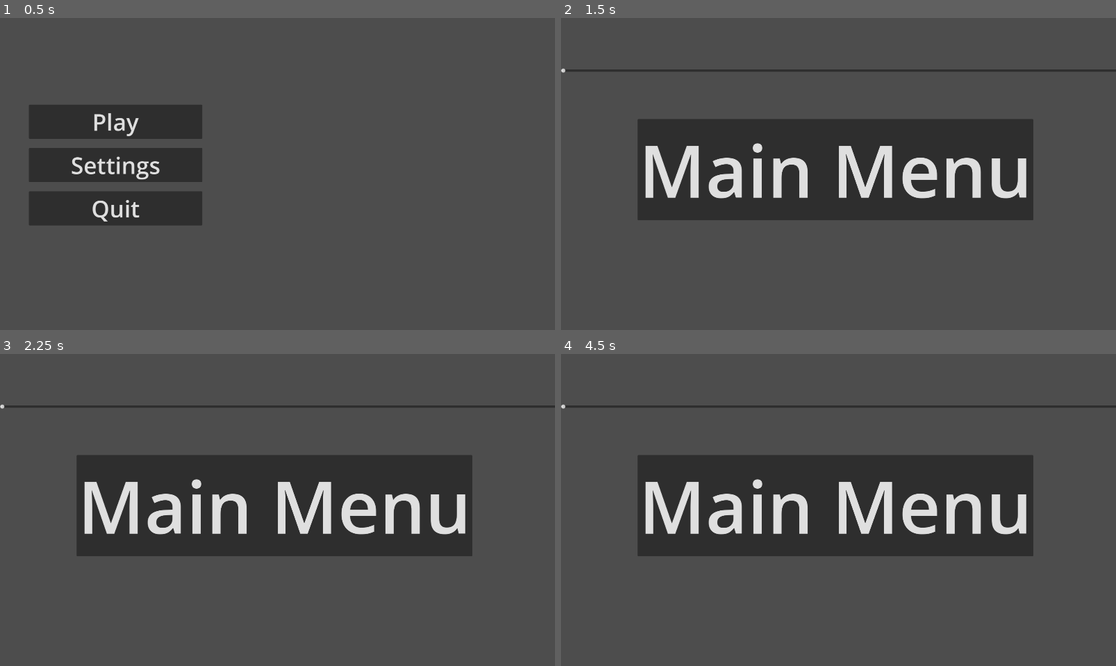
Above: before the commit, frames 1-4 (two rows, left to right).
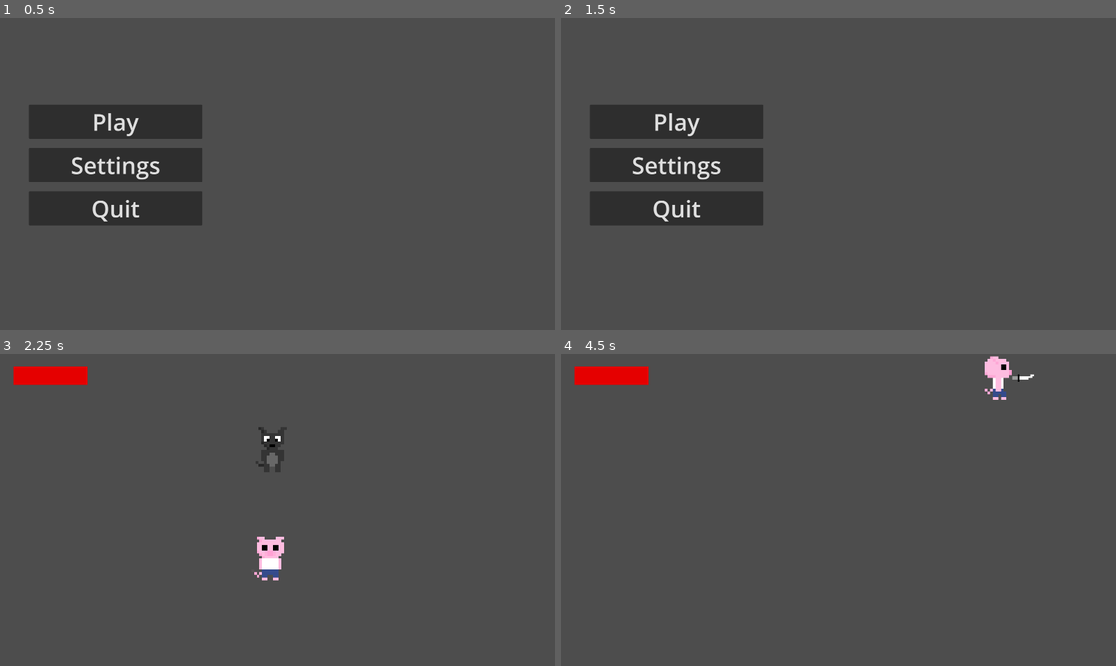
Above: after the commit, the same moments.

Repository: VeryVeryCoolName/atestathorror
Game: Godot game, scene res://Scenes/main_menu.tscn
Same seed, same stepped clock (60 frames per second), same inputs: the game is played once before the commit and once after it.
Inputs (mouse positions are in pixels of both pictures, inside the frame that each line leads up to):
- Up to frame 1 (0.5 s): no input
- Up to frame 2 (1.5 s): click "Settings" at 0.5 s; click "Main Menu" at 1.25 s
- Up to frame 3 (2.25 s): click (116, 456) at 2 s, where only the run after the commit has a clickable "Play"
- Up to frame 4 (4.5 s): hold D (MoveRight) 2.78-3.53 s; tap Z (Attack) at 2.85, 3.6, 4.35 s; hold S (MoveDown) 3.53-4.28 s; hold D (MoveRight) from 4.28 s (still down)

Frame 1 is identical in both runs. In frame 2, 23% of the frame differs, in the area x 0-100%, y 16-67%; in frame 3, 25%; in frame 4, 25%, in the area x 0-100%, y 0-65%.

Commit message:
Am adaugat un audio manager

Diff:
--- a/Scenes/game.tscn
+++ b/Scenes/game.tscn
@@ -1,9 +1,8 @@
-[gd_scene load_steps=31 format=3 uid="uid://qt58swgp7716"]
+[gd_scene load_steps=30 format=3 uid="uid://qt58swgp7716"]
 
 [ext_resource type="Script" uid="uid://bk6bio18r35n4" path="res://Scripts/player.gd" id="1_ebmjs"]
 [ext_resource type="Script" uid="uid://d3gstux5dn6sj" path="res://Scripts/cameracontroller.gd" id="1_nnt18"]
 [ext_resource type="Texture2D" uid="uid://snot1g3hrdef" path="res://Assets/Sprites/Player/Movement/piggy_pc_down3.png" id="2_nb51f"]
-[ext_resource type="AudioStream" uid="uid://c6gtnu1gvs8mu" path="res://music/gamemusic.mp3" id="2_qxrlw"]
 [ext_resource type="Texture2D" uid="uid://dp7sh4lr1jpbm" path="res://Assets/Sprites/Player/piggy_pc_down.png" id="2_wrm1d"]
 [ext_resource type="Texture2D" uid="uid://c84vekk6w2vl6" path="res://Assets/Sprites/Player/hp_under.png" id="3_exi56"]
 [ext_resource type="Script" uid="uid://b7o434eck1c6h" path="res://Scripts/healthbar.gd" id="3_iivbl"]
@@ -138,10 +137,6 @@
 
 [node name="game" type="Node2D"]
 
-[node name="AudioStreamPlayer" type="AudioStreamPlayer" parent="."]
-stream = ExtResource("2_qxrlw")
-autoplay = true
-
 [node name="Camera2D" type="Camera2D" parent="."]
 script = ExtResource("1_nnt18")
 board_size = Vector2(1850, 950)
--- a/Scenes/main_menu.tscn
+++ b/Scenes/main_menu.tscn
@@ -1,7 +1,6 @@
-[gd_scene load_steps=3 format=3 uid="uid://de1h6rvt8wrl6"]
+[gd_scene load_steps=2 format=3 uid="uid://de1h6rvt8wrl6"]
 
 [ext_resource type="Script" uid="uid://c7w03khaavn75" path="res://Scripts/main_menu.gd" id="1_28flt"]
-[ext_resource type="AudioStream" uid="uid://bodxpyqdaf8ht" path="res://music/mainmenu.mp3" id="2_48xlc"]
 
 [node name="MainMenu" type="Control"]
 layout_mode = 3
@@ -39,11 +38,6 @@
 theme_override_font_sizes/font_size = 80
 text = "Quit"
 
-[node name="MainMenuMusic" type="AudioStreamPlayer" parent="."]
-stream = ExtResource("2_48xlc")
-autoplay = true
-
 [connection signal="pressed" from="Play" to="." method="_on_play_pressed"]
 [connection signal="pressed" from="Settings" to="." method="_on_settings_pressed"]
 [connection signal="pressed" from="Quit" to="." method="_on_quit_pressed"]
-[connection signal="tree_entered" from="MainMenuMusic" to="." method="_on_main_menu_music_tree_entered"]
--- a/Scenes/settings.tscn
+++ b/Scenes/settings.tscn
@@ -27,16 +27,5 @@
 size_flags_vertical = 1
 size_flags_stretch_ratio = 20.0
 
-[node name="MarginContainer" type="MarginContainer" parent="."]
-layout_mode = 1
-anchors_preset = 15
-anchor_right = 1.0
-anchor_bottom = 1.0
-grow_horizontal = 2
-grow_vertical = 2
-
-[node name="VBoxContainer" type="VBoxContainer" parent="MarginContainer"]
-layout_mode = 2
-
 [connection signal="pressed" from="MainMenu" to="." method="_on_main_menu_pressed"]
 [connection signal="value_changed" from="Volume" to="." method="_on_volume_value_changed"]
--- /dev/null
+++ b/Scripts/audio_manager.gd
@@ -0,0 +1,25 @@
+extends Node
+var streamplayer: AudioStreamPlayer
+var current_stream: AudioStream = null
+var music_list = {
+	"game": preload("res://music/gamemusic.mp3"),
+	"menu": preload("res://music/mainmenu.mp3")
+}
+
+func _ready():
+	streamplayer = AudioStreamPlayer.new()
+	add_child(streamplayer)
+	streamplayer.autoplay = false
+	streamplayer.bus = "Master"
+
+func play_stream(stream: AudioStream):
+	if stream != null:
+		current_stream = stream
+		streamplayer.stream = stream
+		streamplayer.play()
+
+func stop():
+	streamplayer.stop()
+
+func is_playing() -> bool:
+	return streamplayer.playing
--- a/Scripts/cameracontroller.gd
+++ b/Scripts/cameracontroller.gd
@@ -7,6 +7,7 @@
 var transitioning := false
 
 func _ready():
+	AudioManager.play_stream(AudioManager.music_list["game"])
 	player = get_node(player_path)
 	current_board = get_board_pos(player.global_position)
 	global_position = board_center(current_board)
--- a/Scripts/main_menu.gd
+++ b/Scripts/main_menu.gd
@@ -1,13 +1,15 @@
 extends Control
 
+func _ready():
+	var target_stream = AudioManager.music_list["menu"]
+	if AudioManager.current_stream != target_stream:
+		AudioManager.play_stream(target_stream)
 
 func _on_play_pressed() -> void:
 	get_tree().change_scene_to_file("res://Scenes/game.tscn")
 
-
 func _on_settings_pressed() -> void:
 	get_tree().change_scene_to_file("res://Scenes/settings.tscn")
 
-
 func _on_quit_pressed() -> void:
 	get_tree().quit()
--- a/Scripts/settings.gd
+++ b/Scripts/settings.gd
@@ -1,9 +1,7 @@
 extends Control
-
 
 func _on_main_menu_pressed() -> void:
 	get_tree().change_scene_to_file("res://Scenes/main_menu.tscn")
 
-
 func _on_volume_value_changed(value: float) -> void:
 	AudioServer.set_bus_volume_db(0, value)
--- a/project.godot
+++ b/project.godot
@@ -14,6 +14,10 @@
 run/main_scene="uid://de1h6rvt8wrl6"
 config/features=PackedStringArray("4.4", "Forward Plus")
 config/icon="res://icon.svg"
+
+[autoload]
+
+AudioManager="*res://Scripts/audio_manager.gd"
 
 [display]
 
Not shown, added: Scripts/audio_manager.gd.uid
